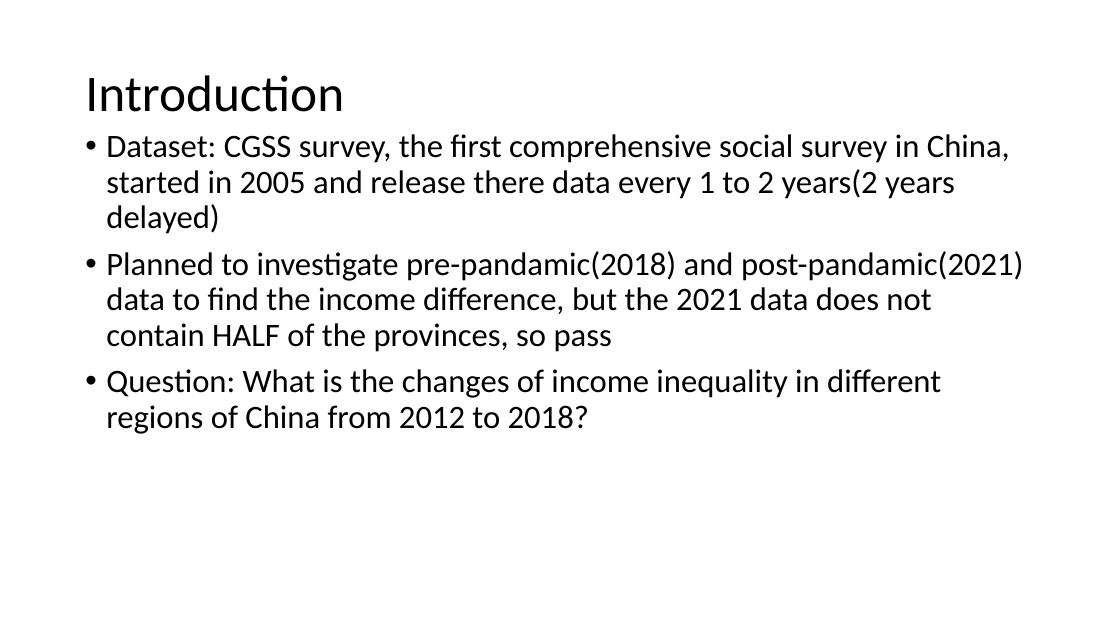
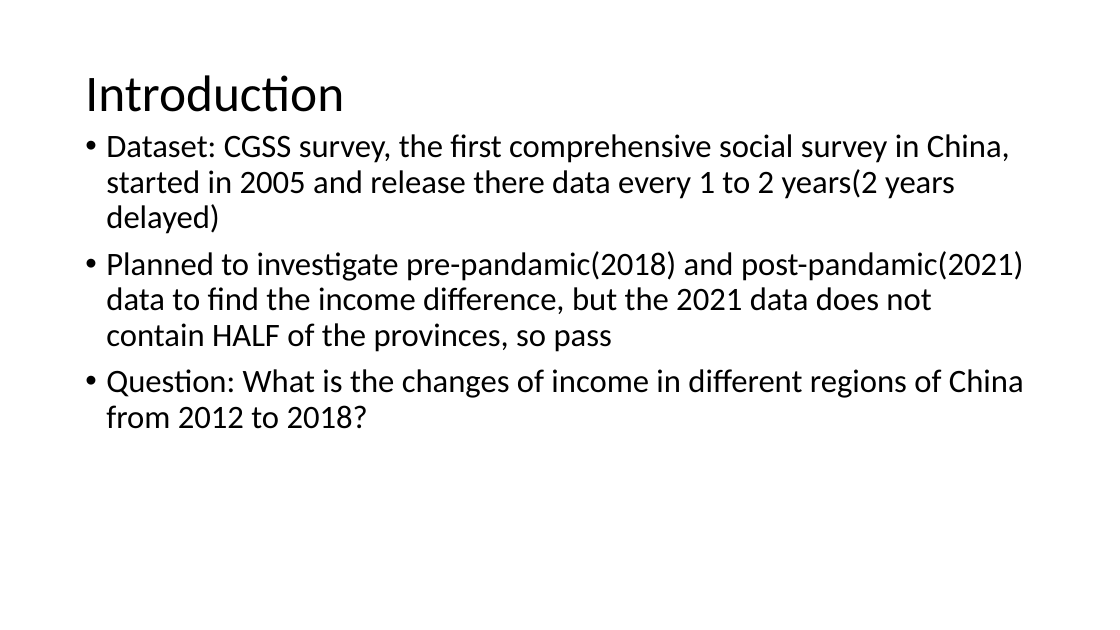
Before and after one commit to VUDataSci/data-presentation-Tangzj10032, a slide deck: slide 1 of EDApre.pptx. Drawn at 1120x630 pixels with LibreOffice and Linux fonts; fonts in the diff are those of the drawing. Boxes give left, top, right and bottom in pixels: in the first picture for what was removed or moved away, otherwise in the second. Text is boxed around its words. In the diff, an @@ line names an element or a change of style, - is before the commit and + after.

Commit message:
2nd submit
Slightly changed the question, because I suddenly realize that I am not really talking about income inequality but some potential trends in the data.

```diff
--- a/EDApre.pptx
+++ b/EDApre.pptx
@@ text at (x1=106, y1=369, x2=1024, y2=429): text changed @@
-• Question: What is the changes of income inequality in different regions of China from 2012 to 2018?
+• Question: What is the changes of income in different regions of China from 2012 to 2018?
```
